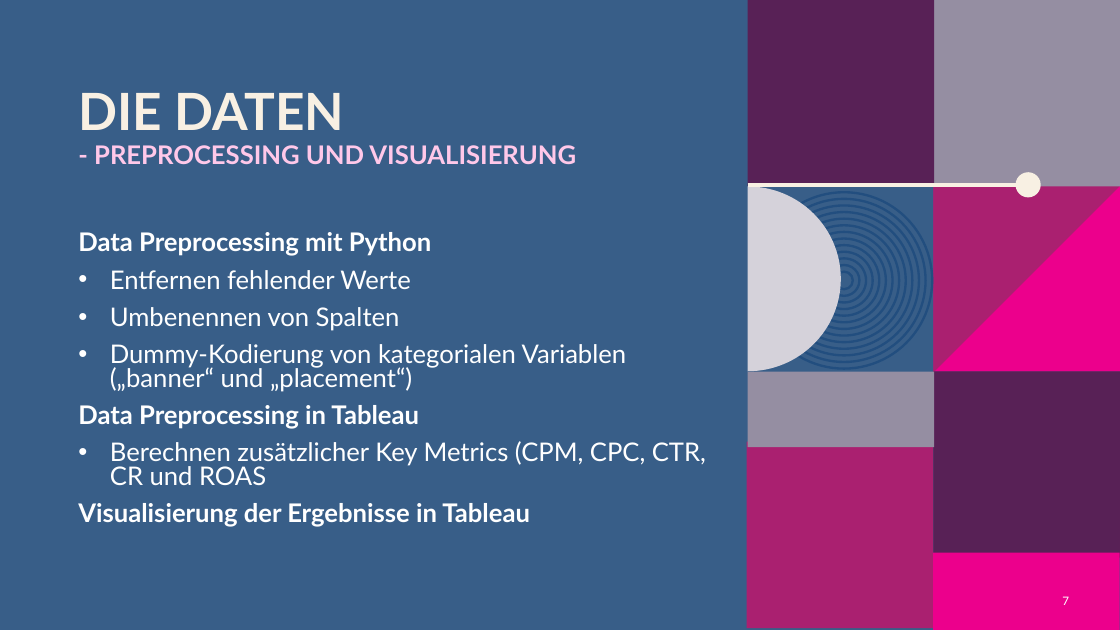
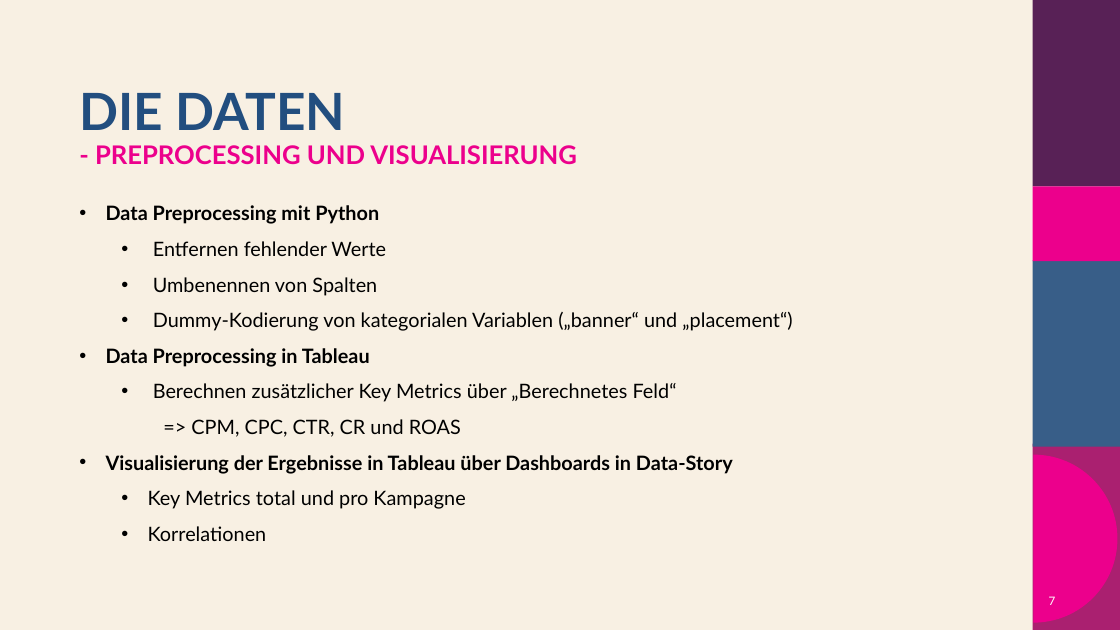
Before and after one commit to oliverschulz1983/Machine-learning-in-online-marketing-analysis-and-identification-of-optimisation-opportunities, a slide deck: slide 7 of Machine_Learning_in_Online_Marketing.pptx. Drawn at 1120x630 pixels with LibreOffice and Linux fonts; fonts in the diff are those of the drawing; background and template pictures are left out. Boxes give left, top, right and bottom in pixels: in the first picture for what was removed or moved away, otherwise in the second. Text is boxed around its words. In the diff, an @@ line names an element or a change of style, - is before the commit and + after.

```diff
--- a/Machine_Learning_in_Online_Marketing.pptx
+++ b/Machine_Learning_in_Online_Marketing.pptx
@@ background #385E88 to #F8F0E3 @@
@@ rectangle: place and size @@
-rectangle at (933, 0, 1120, 187)
+rectangle at (1033, 0, 1120, 187)
@@ rectangle at (1033, 0, 1120, 187): fill #958EA2 to #582156 @@
@@ title "DIE DATEN - PREPROCESSING UND ..." at (79, 93, 577, 165): text colour #F8F0E3 to #224E7F in "DIE DATEN"; text colour #FFC8E9 to #EC008C in "- PREPROCESSING UND VISUALISIERUNG" @@
@@ group removed at (748, 0, 1120, 630): 14 ellipses, 4 rectangles, 2 freeform shapes, 1 line @@
@@ text at (106, 205, 792, 367): size 22 to 17 pt, text colour #FFFFFF to #000000 in "Data Preprocessing mit Python", "Entfernen fehlender Werte", "Umbenennen von Spalten", "Dummy-Kodierung von kategorialen Variablen („banner“ und „pl ..." and 1 more places; bullet none to •; line spacing 20pt to 1.2; less space between paragraphs; list level 1 to 2 in "Entfernen fehlender Werte"; list level 1 to 2 in "Umbenennen von Spalten"; list level 1 to 2 in "Dummy-Kodierung von kategorialen Variablen („banner“ ..." @@
@@ rectangle: place and size @@
-rectangle at (933, 185, 1120, 371)
+rectangle at (1033, 187, 1120, 261)
@@ rectangle added at (1033, 260, 1120, 447), fill #385E88 @@
@@ text at (106, 383, 733, 541): text changed; size 22 to 17 pt; text colour #FFFFFF to #000000 @@
-• Berechnen zusätzlicher Key Metrics (CPM, CPC, CTR, CR und ROAS
-Visualisierung der Ergebnisse in Tableau
+  • Berechnen zusätzlicher Key Metrics über „Berechnetes Feld“
+=> CPM, CPC, CTR, CR und ROAS
+• Visualisierung der Ergebnisse in Tableau über Dashboards in Data-Story
+  • Key Metrics total und pro Kampagne
+  • Korrelationen
@@ rectangle: place and size @@
-rectangle at (747, 442, 933, 628)
+rectangle at (1033, 444, 1120, 630)
@@ rectangle at (1033, 444, 1120, 630): mirrored @@
@@ freeform shape added at (1033, 455, 1117, 623), fill #EC008C @@
@@ page number: place and size @@
-page number at (1062, 596, 1069, 605)
+page number at (1049, 596, 1056, 605)
```
Also in this commit, not shown: 9 other slides changed, 1 slide removed.
